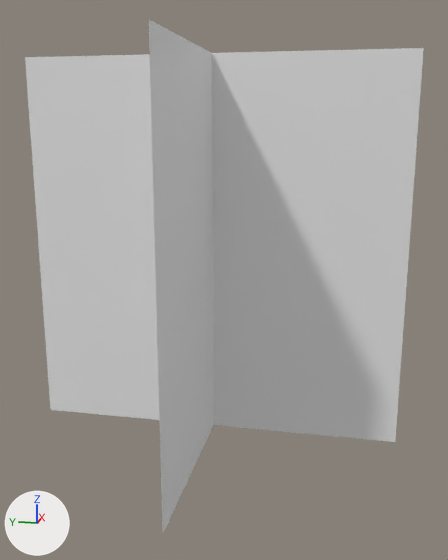
Before and after pictures for a commit that changed the FBX model TheGame/Asset/tree.FBX.
Rendered twice from a 50 mm lens placed at (-3.16, -0.69, 1.64), pointed at (-0.02, -0.06, 0.86). The axes (+X, +Y, +Z) are drawn at lower left. The lights are the same throughout. Where no turn or scale is listed for an object, it has been applied to the vertices.

The older version as bpy lines, for what is in view:
```python
me_mesh = bpy.data.meshes.new('Mesh')
me_mesh.from_pydata(...)  # 25 vertices, 32 faces; spans x -1.0..1.0, y 0.0, z -1.0..1.0
me_mesh_001 = bpy.data.meshes.new('Mesh.001')
me_mesh_001.from_pydata(...)  # 25 vertices, 16 faces; spans x 0.0, y -1.0..1.0, z -1.0..1.0
ob_trees1 = bpy.data.objects.new('Trees1', me_mesh)
ob_trees1.location = (0.0, 0.0, 1.0)
ob_trees2 = bpy.data.objects.new('Trees2', me_mesh_001)
ob_trees2.location = (0.0, 0.0, 1.0)
```
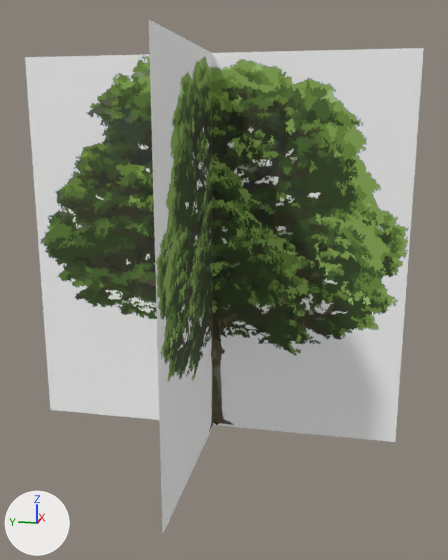
Patch to the scene script:
```diff
--- a/TheGame/Asset/tree.FBX.py
+++ b/TheGame/Asset/tree.FBX.py
@@ img_木1_bmp @@
+img_木1_bmp = load_image('木1.bmp', '_unpacked/_1.bmp', 822, 1024, 'sRGB')
@@ mat_trees1 @@
+mat_trees1 = principled_material('Trees1')
+mat_trees1.texture = img_木1_bmp
+mat_trees1.roughness = 0.859
@@ me_mesh_001 @@
 me_mesh_001.from_pydata(...)  # 25 vertices, 16 faces; spans x 0.0, y -1.0..1.0, z -1.0..1.0
+me_mesh_001.materials.append(mat_trees1)  # picture img_木1_bmp
@@ me_mesh @@
 me_mesh.from_pydata(...)  # 25 vertices, 32 faces; spans x -1.0..1.0, y 0.0, z -1.0..1.0
+me_mesh.materials.append(mat_trees1)  # picture img_木1_bmp
```

What differs and where, as boxes [x1, y1, x2, y2] in the pictures (448 x 560 px):
'Trees2', recoloured: [25, 48, 424, 442] in both
'Trees1', recoloured: [149, 20, 214, 533] in both
